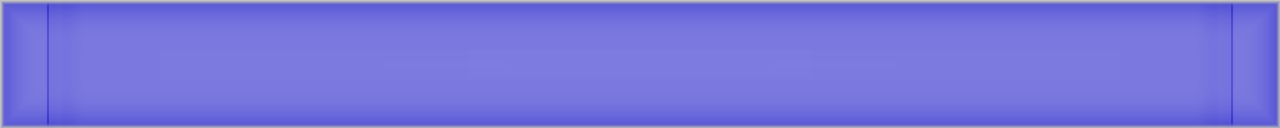
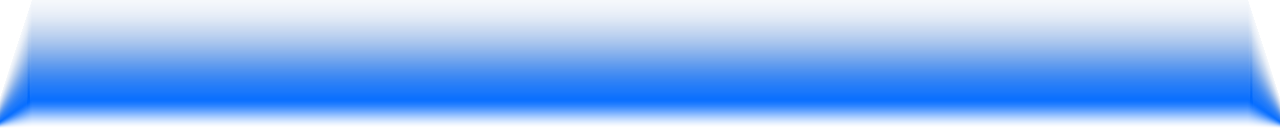
Layered file, before and after one edit (1280px x 128px). Changes by layer:
painted on "Layer 2" over (0, 0, 1280, 128)
removed layer "Layer 1" over (0, 0, 1280, 128)
